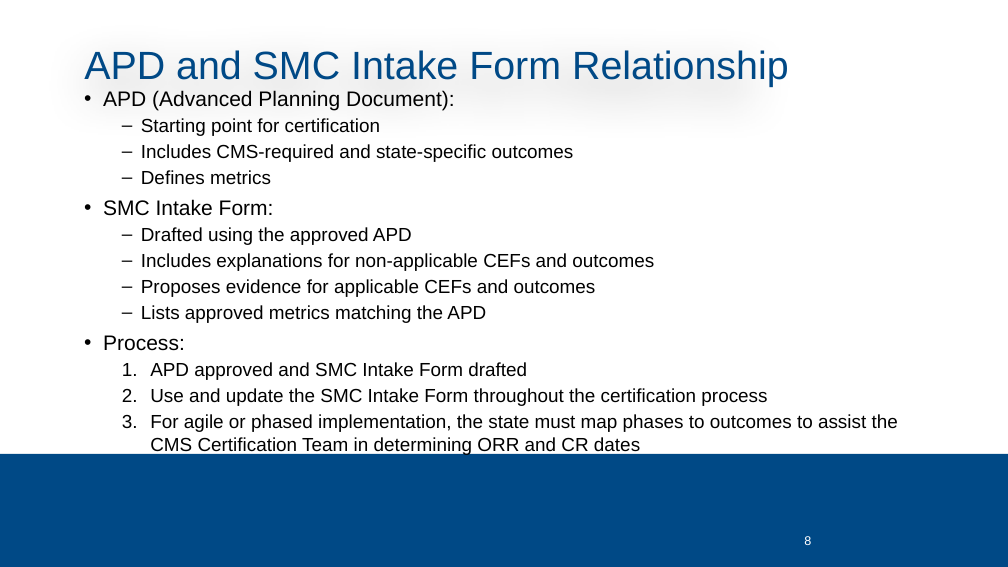
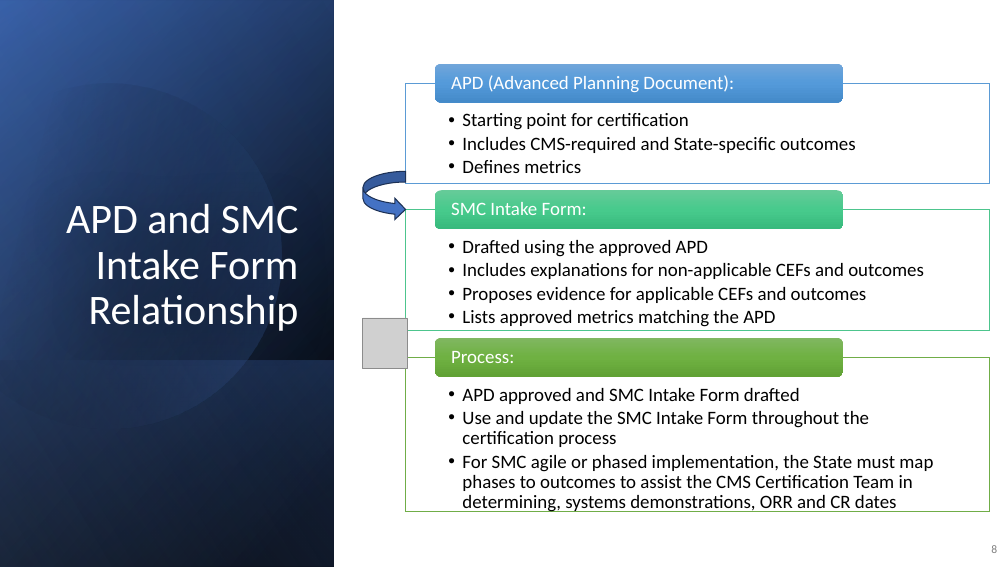
Before and after one commit to CMSgov/CMCS-DSG-DSS-Certification-Staging, a slide deck: slide 8 of SMC Kickoff Deck.pptx. Drawn at 1008x567 pixels with LibreOffice and Linux fonts; fonts in the diff are those of the drawing; grey boxes stand for pictures; background and template pictures are left out. Boxes give left, top, right and bottom in pixels: in the first picture for what was removed or moved away, otherwise in the second. Text is boxed around its words. In the diff, an @@ line names an element or a change of style, - is before the commit and + after.

```diff
--- a/SMC Kickoff Deck.pptx
+++ b/SMC Kickoff Deck.pptx
@@ rectangle added at [0, 0, 1008, 567], fill #FFFFFF @@
@@ rectangle added at [0, 0, 334, 567], fill gradient #000000 to #2F5597 @@
@@ rectangle added at [0, 1, 334, 567], fill gradient #000000 to #4472C4 @@
@@ rectangle added at [0, 0, 334, 567], fill gradient #000000 to #8FAADC @@
@@ freeform shape added at [0, 42, 323, 464], fill gradient #000000 to #4472C4 @@
@@ freeform shape added at [405, 83, 989, 183], fill #FFFFFF at 90% opacity, outline #5B9BD5 0.5 pt, 18 pt, text #000000 @@
+  • Starting point for certification
+  • Includes CMS-required and State-specific outcomes
+  • Defines metrics
@@ freeform shape added at [435, 64, 844, 103], fill gradient #71A6DB to #559BDB to #448ACA, 18 pt, text #FFFFFF @@
+APD (Advanced Planning Document):
@@ text removed at [103, 90, 898, 455] @@
-• APD (Advanced Planning Document):
-  – Starting point for certification
-  – Includes CMS-required and state-specific outcomes
-  – Defines metrics
-• SMC Intake Form:
-  – Drafted using the approved APD
-  – Includes explanations for non-applicable CEFs and outcomes
-  – Proposes evidence for applicable CEFs and outcomes
-  – Lists approved metrics matching the APD
-• Process:
-  1. APD approved and SMC Intake Form drafted
-  2. Use and update the SMC Intake Form throughout the certification process
-  3. For agile or phased implementation, the state must map phases to outcomes to assist the CMS Certification Team in determining ORR and CR dates
@@ title "APD and SMC Intake Form ...": place and size @@
-title "APD and SMC Intake Form ..." at [84, 50, 789, 87]
+title "APD and SMC Intake Form ..." at [66, 204, 299, 331]
@@ title "APD and SMC Intake Form ..." at [66, 204, 299, 331]: size 37.5 to 40 pt, font Arial to Calibri, text colour #004986 to #FFFFFF; alignment left to right; line spacing 1 to 0.9; vertical alignment top to bottom @@
@@ curved right arrow added at [363, 172, 405, 220], fill #4472C4, outline #1E3256 1 pt @@
@@ freeform shape added at [405, 209, 989, 330], fill #FFFFFF at 90% opacity, outline #4DC58D 0.5 pt, 18 pt, text #000000 @@
+  • Drafted using the approved APD
+  • Includes explanations for non-applicable CEFs and outcomes
+  • Proposes evidence for applicable CEFs and outcomes
+  • Lists approved metrics matching the APD
@@ freeform shape added at [435, 191, 844, 230], fill gradient #67CC9A to #47CB8D to #38BB7E, 18 pt, text #FFFFFF @@
+SMC Intake Form:
@@ picture added at [363, 318, 408, 369] @@
@@ freeform shape added at [405, 358, 989, 512], fill #FFFFFF at 90% opacity, outline #70AD47 0.5 pt, 18 pt, text #000000 @@
+  • APD approved and SMC Intake Form drafted
+  • Use and update the SMC Intake Form throughout the certification process
+  • For SMC agile or phased implementation, the State must map phases to outcomes to assist the CMS Certification Team in determining, systems demonstrations, ORR and CR dates
@@ freeform shape added at [435, 338, 844, 377], fill gradient #81B861 to #6FB242 to #62A336, 18 pt, text #FFFFFF @@
+Process:
@@ rectangle added at [0, 360, 334, 567], fill gradient #4472C4 to #000000 @@
@@ page number: place and size @@
-page number at [804, 536, 811, 545]
+page number at [991, 545, 997, 553]
@@ page number at [991, 545, 997, 553]: size 12 to 11 pt, font Arial to Calibri, text colour #FFFFFF to #808080; alignment left to right; more space between paragraphs @@
```
Also in this commit, not shown: 25 other slides changed, 2 slides added, 3 slides removed.
